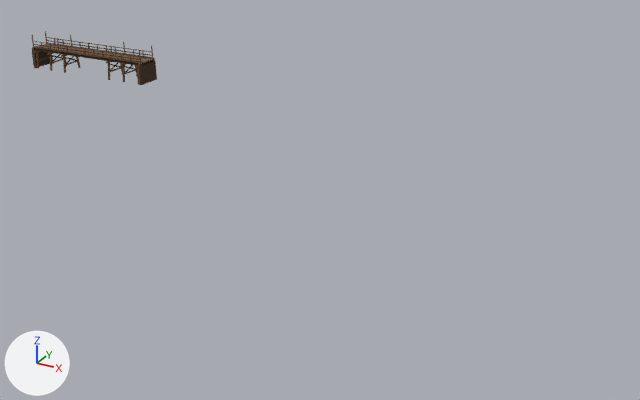
The FBX model DuelAcademyIsland/SourceAssets/Meshes/Roads/SM_Bridge_ForestTrail2.fbx: old version first, new version second.
Rendered twice from a 50 mm lens placed at (752.0, -2.8, 67.7), pointed at (703.1, 86.1, 23.3). Lighting does not change. The marker at lower left points along +X, +Y and +Z. The first picture is the older version. Vertices at exactly the same position are counted once.

In view in the first picture: 'SM_Bridge_ForestTrail2'.
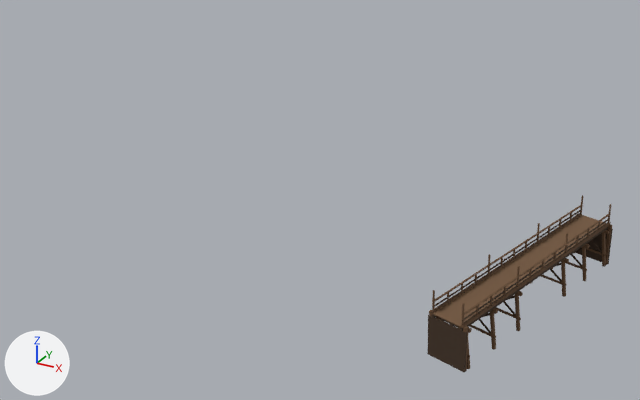
What changed in the scene script:
```text
Change me_sm_bridge_foresttrail2:
    used by ob_sm_bridge_foresttrail2; location = (0.0, 0.0, 0.0)
    remove me_sm_bridge_foresttrail2.from_pydata(...)  # 644 vertices, 486 faces; spans x 639.2..662.3, y 102.0..106.0, z 27.9..33.8
    add me_sm_bridge_foresttrail2.from_pydata(...)  # 644 vertices, 486 faces; spans x 728.8..739.3, y 57.1..81.2, z 24.9..32.7
    me_sm_bridge_foresttrail2 part 1: the loose piece of 20 vertices spanning x 639.2..662.2, y 102.3..105.7, z 31.3..31.8 is multiplied about its middle by the matrix ((0.29, -0.999, -0.013), (0.998, 0.29, -0.046), (0.048, 0.0, 1.039)), then moved by (83.3, -35.0, -1.6)
    me_sm_bridge_foresttrail2 part 2: the loose piece of 8 vertices spanning x 639.2..662.2, y 102.4..102.7, z 30.9..31.5 is multiplied about its middle by the matrix ((0.29, -0.999, -0.013), (0.998, 0.29, -0.046), (0.048, 0.0, 1.039)), then moved by (84.7, -33.9, -1.6)
    me_sm_bridge_foresttrail2 part 3: the loose piece of 8 vertices spanning x 661.4..661.7, y 102.1..102.7, z 28.2..30.9 is multiplied about its middle by the matrix ((0.373, -1.287, -0.013), (1.286, 0.373, -0.06), (0.062, 0.004, 1.339)), then moved by (77.2, -23.0, -1.5)
    me_sm_bridge_foresttrail2 part 4: the loose piece of 8 vertices spanning x 661.5..661.6, y 102.2..105.8, z 29.3..29.5 is turned 73.8 degrees about the z axis through its middle and scaled by 1.06, then moved by (75.6, -24.1, -2.0)
    me_sm_bridge_foresttrail2 part 5: the loose piece of 8 vertices spanning x 658.4..658.7, y 102.1..102.7, z 28.1..30.9 is multiplied about its middle by the matrix ((0.373, -1.287, -0.013), (1.286, 0.373, -0.06), (0.062, 0.004, 1.339)), then moved by (79.2, -26.5, -1.7)
    me_sm_bridge_foresttrail2 part 6: the loose piece of 8 vertices spanning x 658.5..658.6, y 102.4..105.5, z 29.3..30.7 is multiplied about its middle by the matrix ((0.323, -1.101, 0.229), (1.123, 0.305, -0.121), (0.054, 0.254, 1.141)), then moved by (77.7, -27.6, -1.7)
    me_sm_bridge_foresttrail2 part 7: the loose piece of 8 vertices spanning x 658.5..658.6, y 102.2..105.8, z 29.3..29.5 is turned 73.8 degrees about the z axis through its middle and scaled by 1.06, then moved by (77.6, -27.6, -2.1)
    me_sm_bridge_foresttrail2 part 8: the loose piece of 8 vertices spanning x 655.4..655.6, y 102.1..102.7, z 28.1..30.8 is multiplied about its middle by the matrix ((0.373, -1.287, -0.013), (1.286, 0.373, -0.06), (0.062, 0.004, 1.339)), then moved by (81.2, -30.1, -1.9)
    me_sm_bridge_foresttrail2 part 9: the loose piece of 8 vertices spanning x 655.4..655.5, y 102.4..105.5, z 29.3..30.7 is multiplied about its middle by the matrix ((0.323, -1.101, 0.229), (1.123, 0.305, -0.121), (0.054, 0.254, 1.141)), then moved by (79.7, -31.2, -1.9)
    me_sm_bridge_foresttrail2 part 10: the loose piece of 8 vertices spanning x 655.4..655.6, y 102.2..105.8, z 29.3..29.5 is turned 73.8 degrees about the z axis through its middle and scaled by 1.06, then moved by (79.6, -31.2, -2.3)
    me_sm_bridge_foresttrail2 part 11: 440 of 644 vertices moved; they spanned x 639.2..662.3, y 102.0..106.0, z 27.9..33.8 and now span x 728.8..739.3, y 57.1..81.2, z 24.9..32.7; mean shift (85.1, -37.3, -1.9); largest move (639.2, 102.1, 30.9) -> (732.6, 57.1, 28.8)
    other edits to the shape of me_sm_bridge_foresttrail2 do not show in these pictures
```

What differs and where, as boxes (x1, y1, x2, y2) in the pictures (640 x 400 px; the box of a moved part takes in the faces that stretch with it):
'SM_Bridge_ForestTrail2', reshaped (47% wider, 224% taller): before (31, 31, 157, 85); after (427, 195, 613, 372)
part 1 of me_sm_bridge_foresttrail2, moved or reshaped: before (32, 44, 154, 64); after (431, 214, 611, 328)
part 2 of me_sm_bridge_foresttrail2, moved or reshaped: before (34, 49, 142, 66); after (460, 227, 608, 331)
part 3 of me_sm_bridge_foresttrail2, moved or reshaped: before (137, 68, 140, 85); after (602, 233, 606, 267)
part 4 of me_sm_bridge_foresttrail2, moved or reshaped (not visible before): after (581, 247, 607, 256)
part 5 of me_sm_bridge_foresttrail2, moved or reshaped: before (122, 65, 125, 82); after (582, 247, 586, 281)
part 6 of me_sm_bridge_foresttrail2, moved or reshaped: before (125, 65, 133, 73); after (571, 254, 582, 267)
part 7 of me_sm_bridge_foresttrail2, moved or reshaped: before (122, 69, 136, 75); after (566, 262, 587, 271)
part 8 of me_sm_bridge_foresttrail2, moved or reshaped: before (108, 63, 110, 80); after (561, 261, 566, 297)
part 9 of me_sm_bridge_foresttrail2, moved or reshaped: before (110, 63, 118, 71); after (550, 268, 562, 283)
part 10 of me_sm_bridge_foresttrail2, moved or reshaped: before (108, 67, 122, 73); after (541, 275, 567, 286)
part 11 of me_sm_bridge_foresttrail2, moved or reshaped: before (31, 31, 157, 85); after (427, 195, 613, 372)
